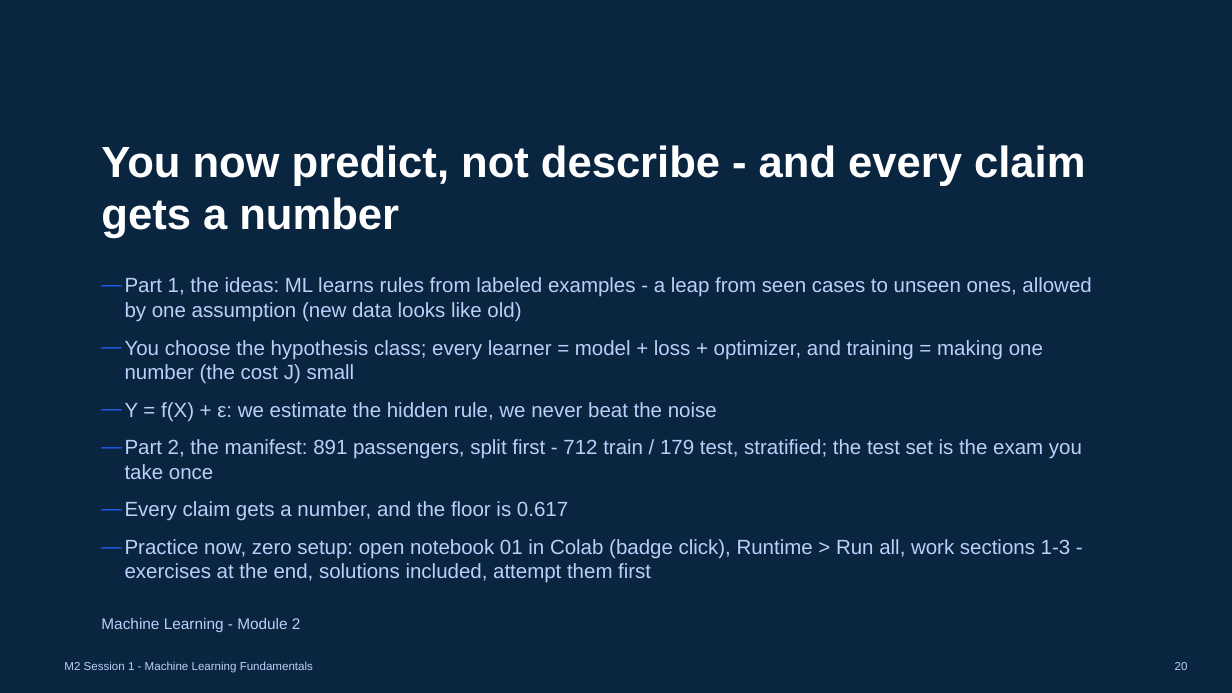
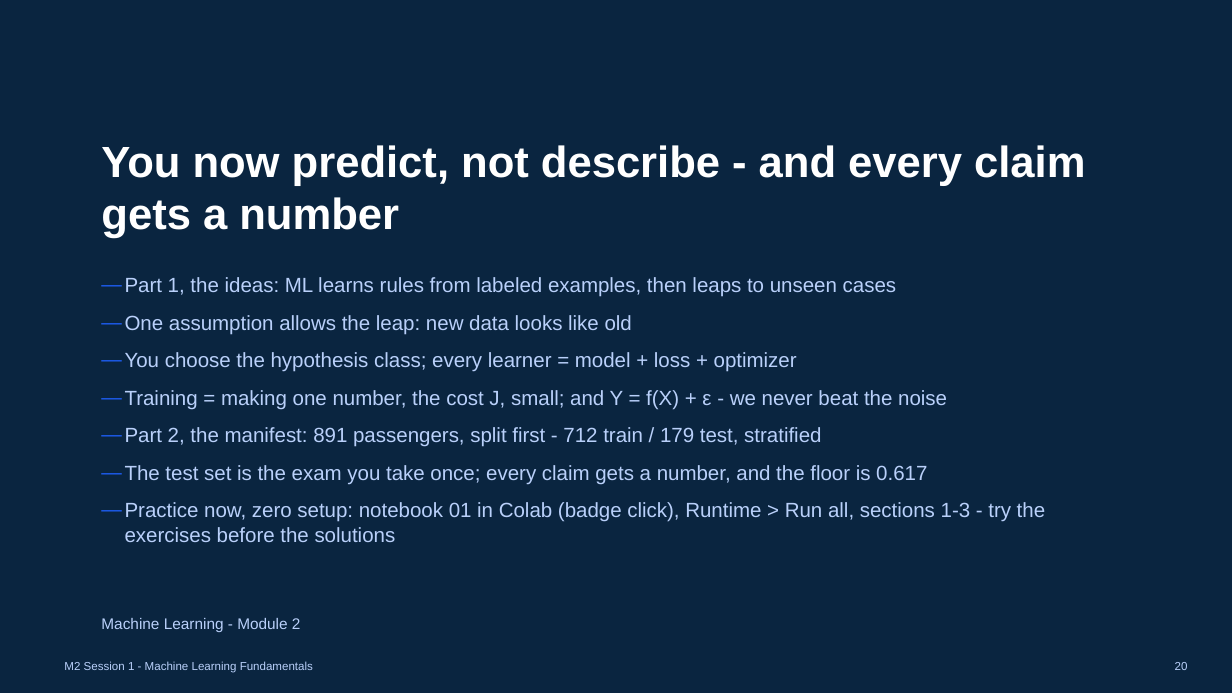
Before and after one commit to koenossendrijver/fontys-tech-exercises, a slide deck: slide 20 of presentations/m2-session-1-machine-learning-fundamentals.pptx. Drawn at 1232x693 pixels with LibreOffice and Linux fonts; fonts in the diff are those of the drawing. Boxes give left, top, right and bottom in pixels: in the first picture for what was removed or moved away, otherwise in the second. Text is boxed around its words. In the diff, an @@ line names an element or a change of style, - is before the commit and + after.

```diff
--- a/presentations/m2-session-1-machine-learning-fundamentals.pptx
+++ b/presentations/m2-session-1-machine-learning-fundamentals.pptx
@@ text at (125, 277, 1045, 542): text changed @@
-— Part 1, the ideas: ML learns rules from labeled examples - a leap from seen cases to unseen ones, allowed by one assumption (new data looks like old)
-— You choose the hypothesis class; every learner = model + loss + optimizer, and training = making one number (the cost J) small
-— Y = f(X) + ε: we estimate the hidden rule, we never beat the noise
-— Part 2, the manifest: 891 passengers, split first - 712 train / 179 test, stratified; the test set is the exam you take once
-— Every claim gets a number, and the floor is 0.617
-— Practice now, zero setup: open notebook 01 in Colab (badge click), Runtime > Run all, work sections 1-3 - exercises at the end, solutions included, attempt them first
+— Part 1, the ideas: ML learns rules from labeled examples, then leaps to unseen cases
+— One assumption allows the leap: new data looks like old
+— You choose the hypothesis class; every learner = model + loss + optimizer
+— Training = making one number, the cost J, small; and Y = f(X) + ε - we never beat the noise
+— Part 2, the manifest: 891 passengers, split first - 712 train / 179 test, stratified
+— The test set is the exam you take once; every claim gets a number, and the floor is 0.617
+— Practice now, zero setup: notebook 01 in Colab (badge click), Runtime > Run all, sections 1-3 - try the exercises before the solutions
```
Also in this commit, not shown: 14 other slides changed, 7 other files.
